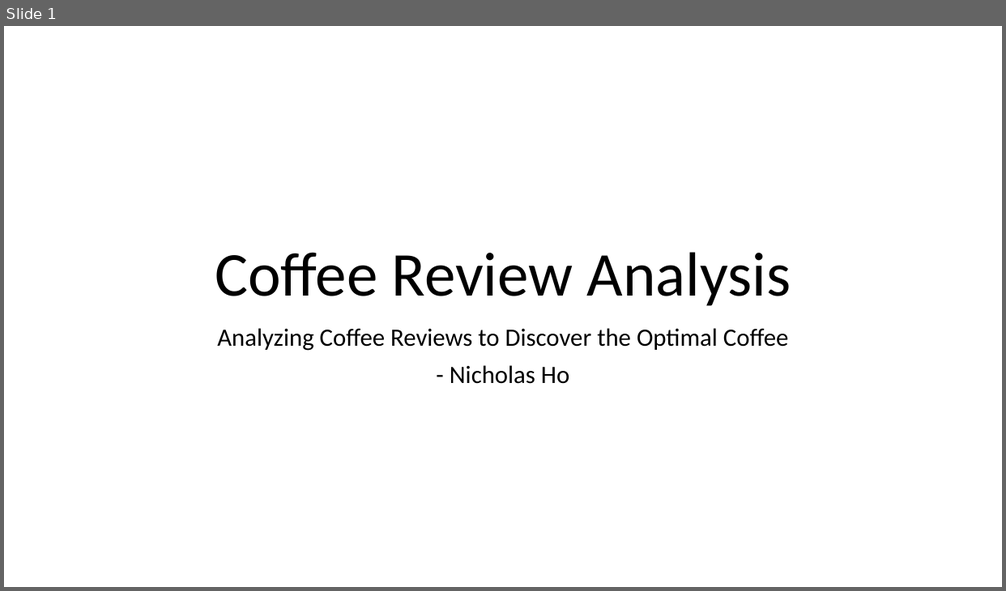
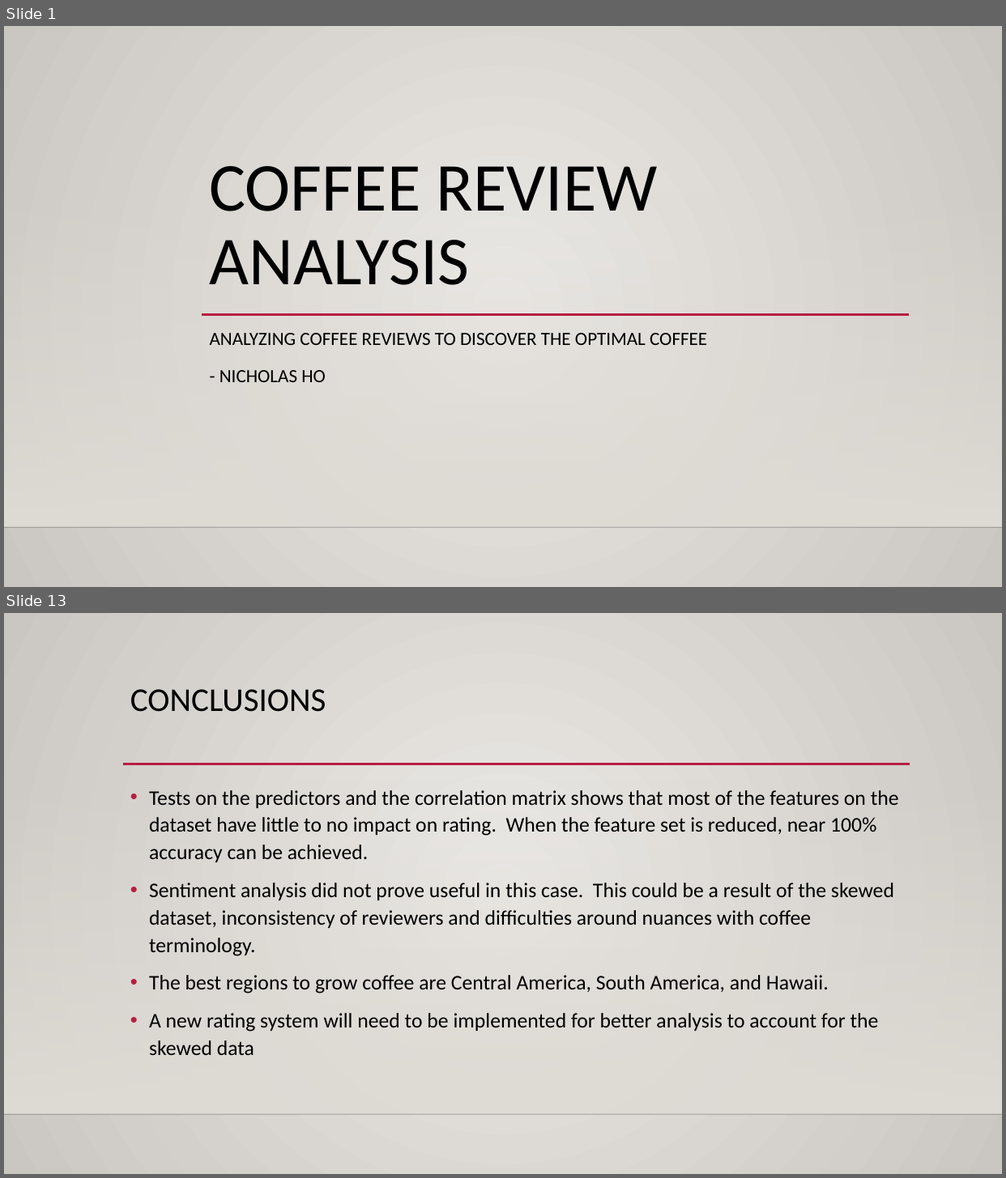
Before and after one commit to DATA-606-SPRING-2023-TUE/nicholas_data606, a slide deck: docs/Project_Presentation.pptx. Shown one above the other, each under a label of ours: slide 1 before the commit, slides 1 and 13 after it; the slides between them are not shown. The pictures are 1006x591 and 1006x1178 pixels, drawn with LibreOffice and Linux fonts; fonts in the diff are those of the drawing; background and template pictures are left out. Boxes give left, top, right and bottom in pixels: in the first picture for what was removed or moved away, otherwise in the second. Text is boxed around its words. In the diff, an @@ line names an element or a change of style, - is before the commit and + after.

```diff
--- a/docs/Project_Presentation.pptx
+++ b/docs/Project_Presentation.pptx
@@ slide 13 added at (4, 613, 1002, 1174), background gradient #ECEAE7 to #CAC7C1; not listed: 2 template elements that a slide beside it also shows @@
@@ title added at (130, 689, 326, 712), 32 pt, text #000000 @@
+CONCLUSIONS
@@ line added from (123, 764) to (910, 764), #B71E42 2.5 pt @@
@@ text added at (149, 790, 899, 1055), 20 pt, text #000000 @@
+• Tests on the predictors and the correlation matrix shows that most of the features on the dataset have little to no impact on rating. When the feature set is reduced, near 100% accuracy can be achieved.
+• Sentiment analysis did not prove useful in this case. This could be a result of the skewed dataset, inconsistency of reviewers and difficulties around nuances with coffee terminology.
+• The best regions to grow coffee are Central America, South America, and Hawaii.
+• A new rating system will need to be implemented for better analysis to account for the skewed data
@@ slide 1 changed as well @@
@@ background #FFFFFF to gradient #ECEAE7 to #CAC7C1 @@
@@ title at (210, 166, 658, 285): text changed; size 60 to 66 pt @@
-Coffee Review Analysis
+COFFEE REVIEW ANALYSIS
@@ rectangle added at (4, 191, 1002, 527), fill gradient #DFDBD5 @@
@@ line added from (202, 315) to (909, 315), #B71E42 2.5 pt @@
@@ subtitle at (210, 333, 707, 382): text changed; size 24 to 18 pt @@
-Analyzing Coffee Reviews to Discover the Optimal Coffee
-- Nicholas Ho
+ANALYZING COFFEE REVIEWS TO DISCOVER THE OPTIMAL COFFEE
+- NICHOLAS HO
@@ line added from (4, 527) to (1002, 527), #000001 1 pt @@
```
Also in this commit, not shown: 3 other slides changed, 8 other slides added, 5 slides removed.
